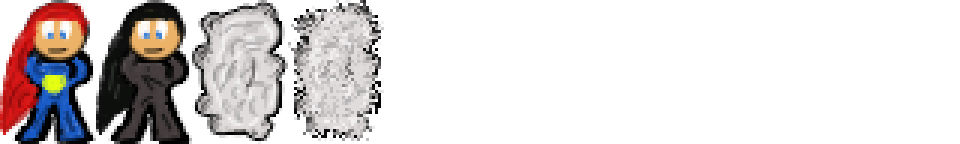
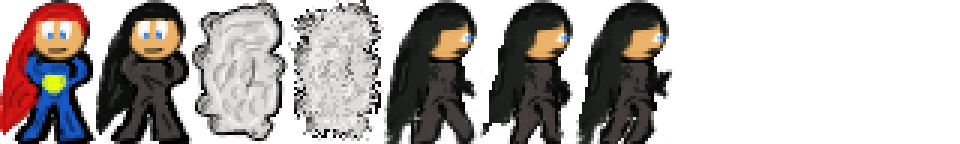
Before/after of a 960 × 144 layered artwork. What changed in the layer stack:
added layer "normal copy" above "cloaked_run" over box(0, 0, 123, 144)
added group "cloaked_run" with 6 layers above "cloaking" over box(381, 0, 675, 144)
added layer "Layer 3" in group "cloaked_run" over box(414, 63, 672, 144)
added layer "Layer 2" in group "cloaked_run" over box(597, 111, 657, 144)
added layer "run3" in group "cloaked_run" over box(573, 0, 675, 144)
added layer "Layer 1" in group "cloaked_run" over box(507, 111, 564, 144)
added layer "run2" in group "cloaked_run" over box(477, 0, 579, 144)
added layer "run1" in group "cloaked_run" over box(381, 0, 483, 144)
added group "cloaking" with 2 layers above "idle" over box(381, 108, 384, 135)
moved "cloak copy" into group "cloaking" over box(381, 108, 384, 135)
